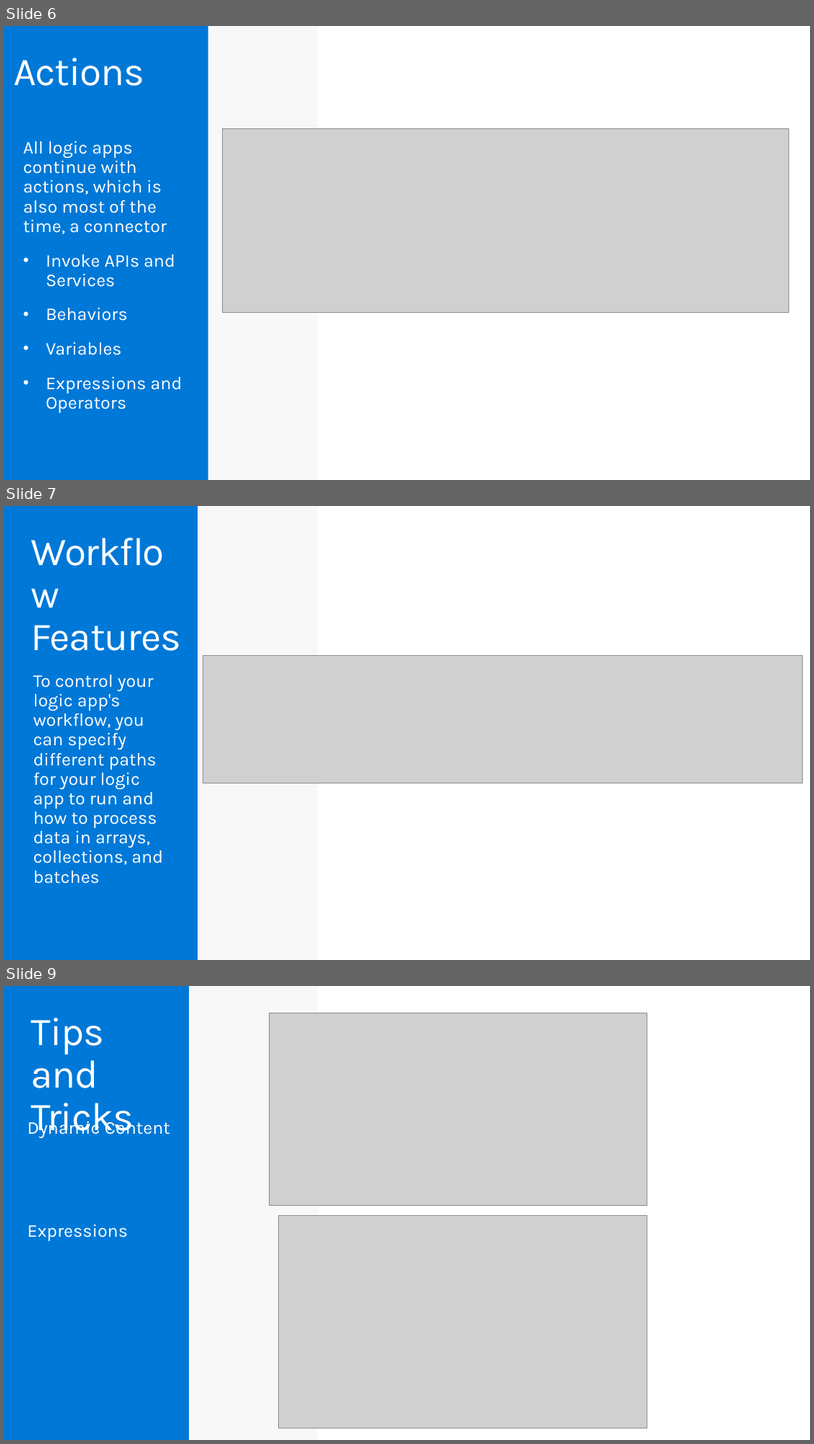
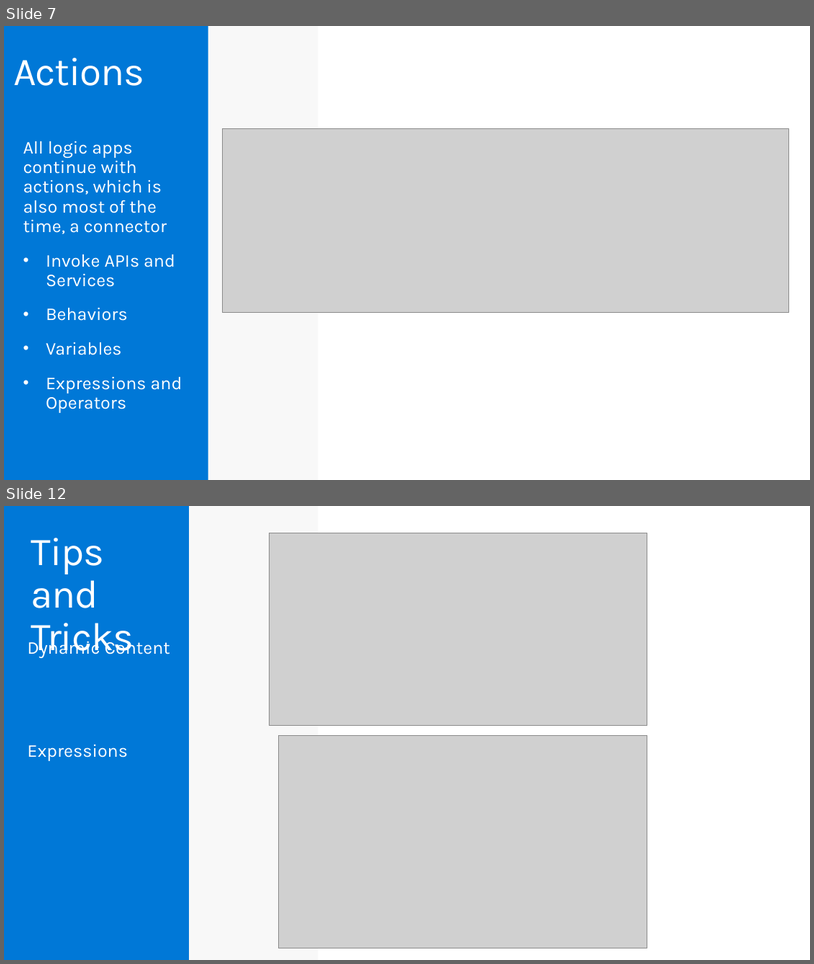
Before and after one commit to codingwithsasquatch/serverless_ninjas_workshop, a slide deck: 5-Logic_App_Overview/Serverless_Workshop-Logic_Apps_Overview.pptx. Shown one above the other, each under a label of ours: slides 6, 7 and 9 before the commit, slides 7 and 12 after it; the slides between them are not shown. The pictures are 814x1444 and 814x964 pixels, drawn with LibreOffice and Linux fonts; fonts in the diff are those of the drawing; grey boxes stand for pictures. Boxes give left, top, right and bottom in pixels: in the first picture for what was removed or moved away, otherwise in the second. Text is boxed around its words. In the diff, an @@ line names an element or a change of style, - is before the commit and + after.

```diff
--- a/5-Logic_App_Overview/Serverless_Workshop-Logic_Apps_Overview.pptx
+++ b/5-Logic_App_Overview/Serverless_Workshop-Logic_Apps_Overview.pptx
@@ slide 7 removed at box(4, 506, 810, 960), background #F8F8F8; not listed: 1 template element that a slide beside it also shows @@
@@ rectangle removed at box(4, 506, 198, 960) @@
@@ text removed at box(31, 625, 181, 651) @@
-Workflow Features
@@ picture removed at box(203, 656, 803, 783) @@
@@ text removed at box(34, 674, 163, 865) @@
-  To control your logic app's workflow, you can specify different paths for your logic app to run and how to process data in arrays, collections, and batches
@@ what was slide 6 is now slide 7 @@
@@ what was slide 9 is now slide 12 @@
```
Also in this commit, not shown: 8 slides changed, 13 slides added, 5 other slides removed, 2 other files.
